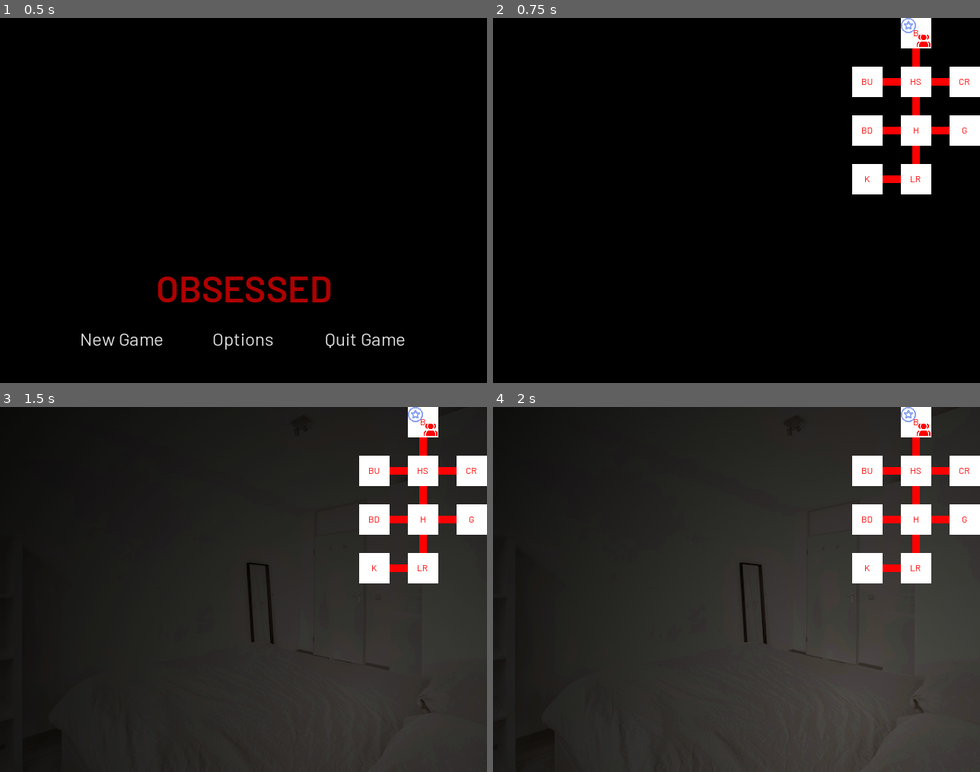
Above: before the commit, frames 1-4 (two rows, left to right).
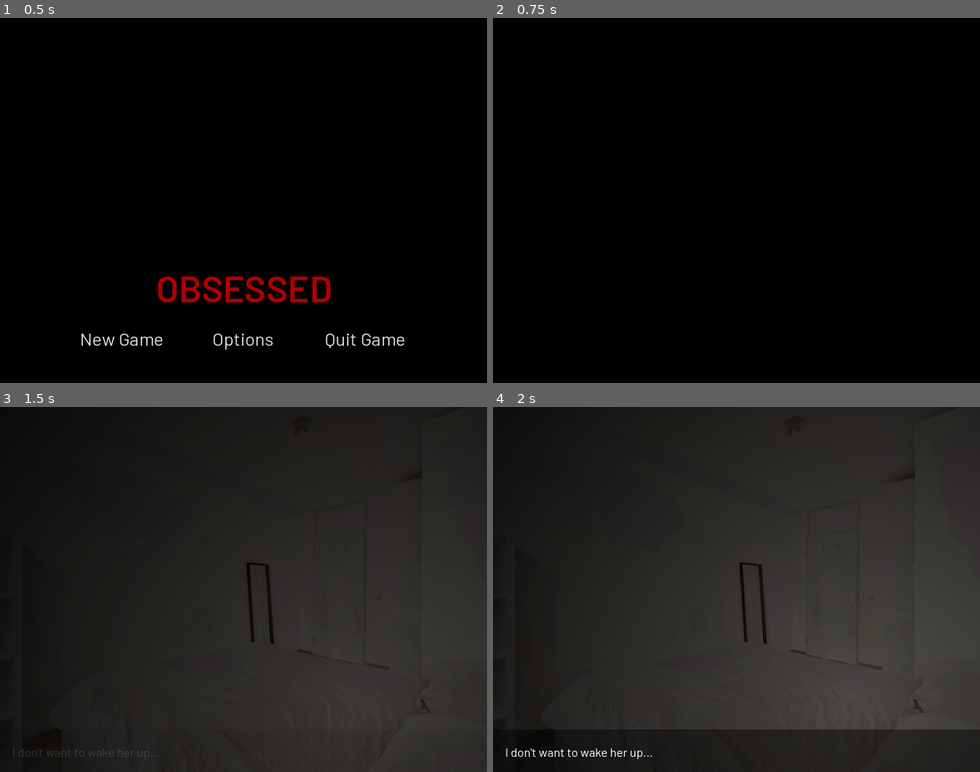
Above: after the commit, the same moments.

Repository: FlamingHerb/obsessed
Game: Godot game, scene res://scenes/title_scene.tscn
The game is run twice, just before and just after one commit, with the same random seed, the same clock (stepped at 60 frames per second) and the same inputs.
Inputs (mouse positions are in pixels of both pictures, inside the frame that each line leads up to):
- Up to frame 1 (0.5 s): no input
- Up to frame 2 (0.75 s): click "New Game" at 0.5 s
- Up to frame 3 (1.5 s): tap Enter at 1.25 s; move the mouse to (219, 662) at 1.27 s; click (219, 662) at 1.42 s
- Up to frame 4 (2 s): no input

Frame 1 is identical in both runs. In frame 2, 5.3% of the frame differs, in the area x 73-100%, y 0-49%; in frame 3, 5.4%; in frame 4, 12%, in the area x 2-100%, y 0-100%.

Commit message:
chore: changes on debug

Diff:
--- a/scenes/areas/bed_room.tscn
+++ b/scenes/areas/bed_room.tscn
@@ -8,6 +8,7 @@
 [ext_resource type="Script" uid="uid://b27o0fm3tbj61" path="res://resources/conditions/variable_condition.gd" id="6_jt4b5"]
 [ext_resource type="PackedScene" uid="uid://b0y3b0kacecix" path="res://scenes/areas/hall_stairs.tscn" id="6_k2ram"]
 [ext_resource type="Script" uid="uid://blonaum01aqp7" path="res://resources/commands/command_scene_change.gd" id="7_8364p"]
+[ext_resource type="Script" uid="uid://dg2l4x6x7w44q" path="res://resources/commands/command_message.gd" id="9_k2ram"]
 
 [sub_resource type="Resource" id="Resource_h5xoj"]
 script = ExtResource("7_8364p")
@@ -17,6 +18,16 @@
 [sub_resource type="Resource" id="Resource_sjhue"]
 script = ExtResource("4_h5xoj")
 commands = Array[ExtResource("5_ovx53")]([SubResource("Resource_h5xoj")])
+metadata/_custom_type_script = "uid://bdpj5h4j8eq0h"
+
+[sub_resource type="Resource" id="Resource_yf5fn"]
+script = ExtResource("9_k2ram")
+window_text = "I don't want to wake her up..."
+metadata/_custom_type_script = "uid://dg2l4x6x7w44q"
+
+[sub_resource type="Resource" id="Resource_g4v7s"]
+script = ExtResource("4_h5xoj")
+commands = Array[ExtResource("5_ovx53")]([SubResource("Resource_yf5fn")])
 metadata/_custom_type_script = "uid://bdpj5h4j8eq0h"
 
 [node name="BedRoom" type="Node2D" unique_id=200603411]
@@ -34,3 +45,9 @@
 [node name="CollisionPolygon2D" type="CollisionPolygon2D" parent="MapEventBase" unique_id=2062564969]
 position = Vector2(414, 170)
 polygon = PackedVector2Array(-1, -1, 64, -8, 64, 168, -1, 156)
+
+[node name="MapEventBase2" parent="." unique_id=1159570255 instance=ExtResource("3_3yxs0")]
+event_page_list = Array[ExtResource("4_h5xoj")]([SubResource("Resource_g4v7s")])
+
+[node name="CollisionPolygon2D" type="CollisionPolygon2D" parent="MapEventBase2" unique_id=331543186]
+polygon = PackedVector2Array(290, 293, 206, 390, 492, 392, 387, 291)
--- a/scenes/gab_window.tscn
+++ b/scenes/gab_window.tscn
@@ -26,6 +26,7 @@
 
 [sub_resource type="Animation" id="Animation_j0jok"]
 resource_name = "show"
+length = 0.33999999999999997
 tracks/0/type = "value"
 tracks/0/imported = false
 tracks/0/enabled = true
@@ -33,8 +34,8 @@
 tracks/0/interp = 1
 tracks/0/loop_wrap = true
 tracks/0/keys = {
-"times": PackedFloat32Array(0, 1),
-"transitions": PackedFloat32Array(1, 1),
+"times": PackedFloat32Array(0, 0.33333337),
+"transitions": PackedFloat32Array(1, 0.3),
 "update": 0,
 "values": [Color(1, 1, 1, 0), Color(1, 1, 1, 1)]
 }
--- a/scripts/gab_window.gd
+++ b/scripts/gab_window.gd
@@ -12,6 +12,9 @@
 	Events.gab_window_text.connect(_gab_window_text_show)
 
 func _gab_window_text_show(text_to_show: String, seconds: float) -> void:
+	# Force stop animation player.
+	if animation_player.is_playing(): animation_player.stop()
+
 	rich_text.text = text_to_show
 	animation_player.play("show")
 	await animation_player.animation_finished
@@ -22,6 +25,7 @@
 		animation_player.play_backwards("show")
 		await animation_player.animation_finished
 	else:
+		if animation_player.is_playing(): animation_player.stop()
 		modulate = Color(0.0, 0.0, 0.0, 0)
 
 	rich_text.text = ""
--- a/scripts/map/game_map.gd
+++ b/scripts/map/game_map.gd
@@ -12,6 +12,8 @@
 @export var obsession_ai: ObsessedAI
 
 func _ready() -> void:
+	hide()
+
 	obsession_ai.obsessed_entered.connect(_obsession_entering_area)
 	obsession_ai.obsessed_exited.connect(_obsession_exiting_area)
 
@@ -32,6 +34,7 @@
 	target_area.obsessed_icon.hide()
 
 func _unhandled_input(event: InputEvent) -> void:
+	if not OS.is_debug_build(): return
 	if Input.is_action_just_pressed("debug_map"):
 		if self.visible: hide()
 		else: show()
